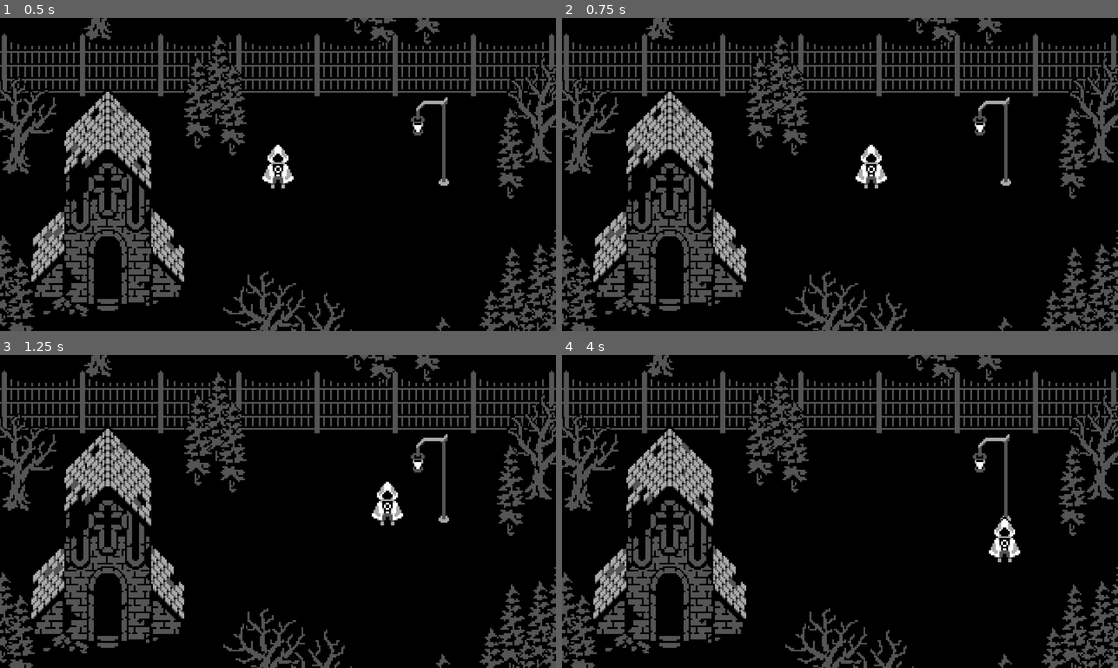
Above: before the commit, frames 1-4 (two rows, left to right).
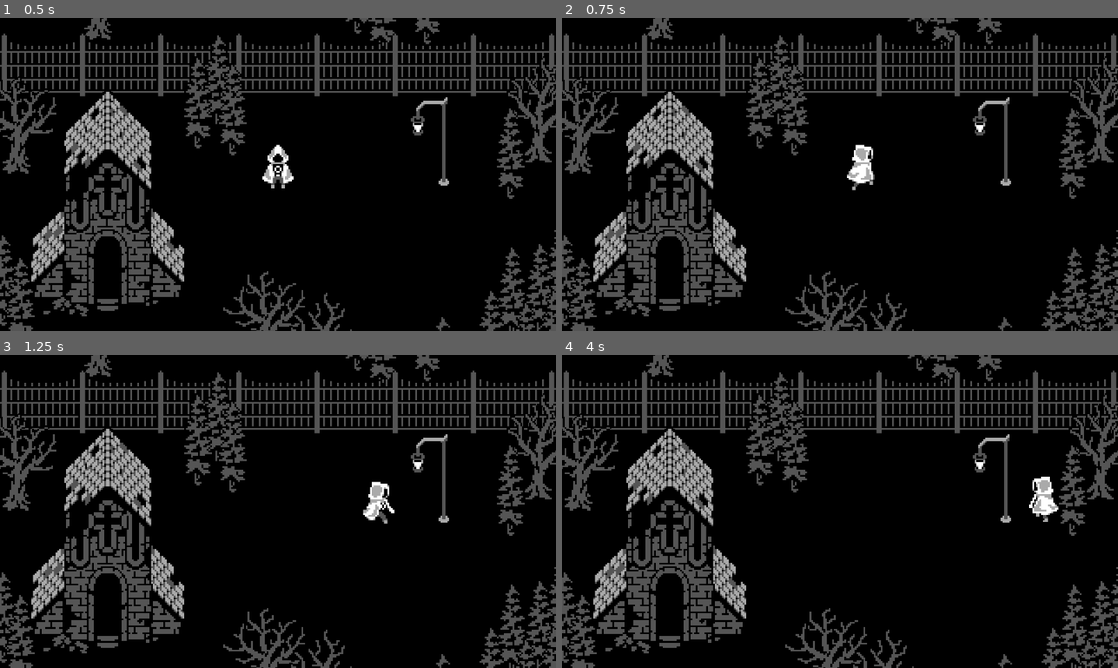
Above: after the commit, the same moments.

Repository: uheartbeast/eight-direction-animation
Game: Godot game, scene res://world.tscn
Two runs of this game, one before a commit and one after it. Both use one fixed random seed, a clock stepped at 60 frames per second and the inputs below.
Inputs:
- Up to frame 1 (0.5 s): no input
- Up to frame 2 (0.75 s): tap Enter at 0.5 s; hold Right (move_right) from 0.53 s (still down)
- Up to frame 3 (1.25 s): keep holding Right (move_right)
- Up to frame 4 (4 s): release Right (move_right) at 1.28 s; hold Down (move_down) 1.28-2.03 s; hold Right (move_right) 2.03-2.78 s; hold Up (move_up) 2.78-3.53 s; hold Left (move_left) from 3.53 s (still down)

Frame 1 is identical in both runs. In frame 2, 0.6% of the frame differs, in the area x 51-59%, y 40-56%; in frame 3, 0.5%; in frame 4, 0.9%, in the area x 76-90%, y 38-67%.

Commit message:
5 - Connecting it in code

Diff:
--- a/player.gd
+++ b/player.gd
@@ -1,16 +1,25 @@
 extends CharacterBody2D
 
 const SPEED = 90
+const ANIMATION_SPEED = 1.0
+const MIN_ANIMATION_SPEED = 0.75
+const INPUT_INTERPOLATION_SPEED = 8
 
 var input_vector: = Vector2.ZERO
 
 @onready var animation_tree: AnimationTree = $AnimationTree
 
-func _ready() -> void:
-	animation_tree.set("parameters/TimeScale/scale", 0.1)
+func _physics_process(delta: float) -> void:
+	var vector = Input.get_vector("move_left", "move_right", "move_up", "move_down")
+	input_vector = input_vector.move_toward(vector, INPUT_INTERPOLATION_SPEED * delta)
 
-func _physics_process(delta: float) -> void:
-	input_vector = Input.get_vector("move_left", "move_right", "move_up", "move_down")
+	if input_vector.length() > 0.0:
+		update_blend_positions(Vector2(input_vector.x, -input_vector.y))
+		animation_tree.set("parameters/TimeScale/scale", max(MIN_ANIMATION_SPEED, input_vector.length() * ANIMATION_SPEED))
 
 	velocity = input_vector * SPEED
 	move_and_slide()
+
+func update_blend_positions(new_position: Vector2) -> void:
+	animation_tree.set("parameters/StateMachine/MoveState/IdleState/blend_position", new_position)
+	animation_tree.set("parameters/StateMachine/MoveState/RunState/blend_position", new_position)
--- a/player.tscn
+++ b/player.tscn
@@ -494,8 +494,12 @@
 advance_mode = 2
 
 [sub_resource type="AnimationNodeStateMachineTransition" id="AnimationNodeStateMachineTransition_5tmop"]
+advance_mode = 2
+advance_expression = "input_vector.length() > 0.0"
 
 [sub_resource type="AnimationNodeStateMachineTransition" id="AnimationNodeStateMachineTransition_7ahtn"]
+advance_mode = 2
+advance_expression = "input_vector.length() <= 0.0"
 
 [sub_resource type="AnimationNodeStateMachine" id="AnimationNodeStateMachine_7lmhl"]
 states/IdleState/node = SubResource("AnimationNodeBlendSpace2D_n7ghd")
@@ -517,7 +521,7 @@
 [sub_resource type="AnimationNodeTimeScale" id="AnimationNodeTimeScale_i3pqv"]
 
 [sub_resource type="AnimationNodeBlendTree" id="AnimationNodeBlendTree_hqtel"]
-graph_offset = Vector2(-324.167, 6.66667)
+graph_offset = Vector2(-348.333, 36.6667)
 nodes/StateMachine/node = SubResource("AnimationNodeStateMachine_jm5j8")
 nodes/StateMachine/position = Vector2(-133.333, 116.667)
 nodes/TimeScale/node = SubResource("AnimationNodeTimeScale_i3pqv")
@@ -542,6 +546,7 @@
 
 [node name="AnimationTree" type="AnimationTree" parent="."]
 tree_root = SubResource("AnimationNodeBlendTree_hqtel")
+advance_expression_base_node = NodePath("..")
 anim_player = NodePath("../AnimationPlayer")
 parameters/StateMachine/MoveState/IdleState/blend_position = Vector2(-0.00100869, -0.0671674)
 parameters/StateMachine/MoveState/RunState/blend_position = Vector2(-0.279545, 0.566959)
